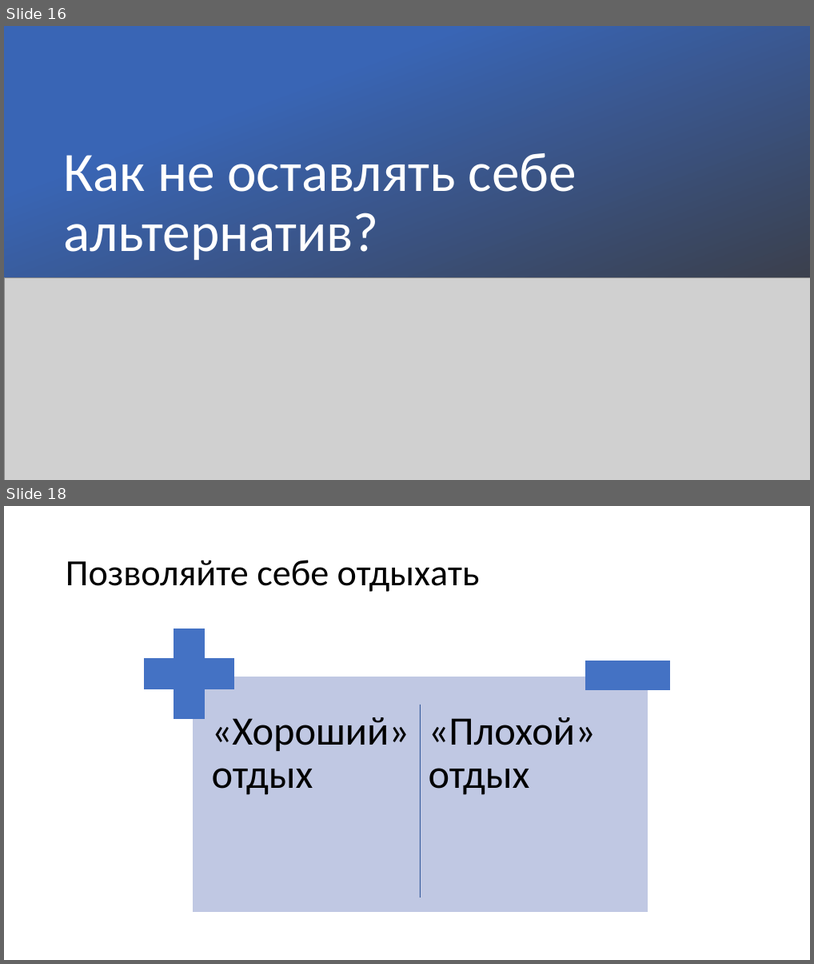
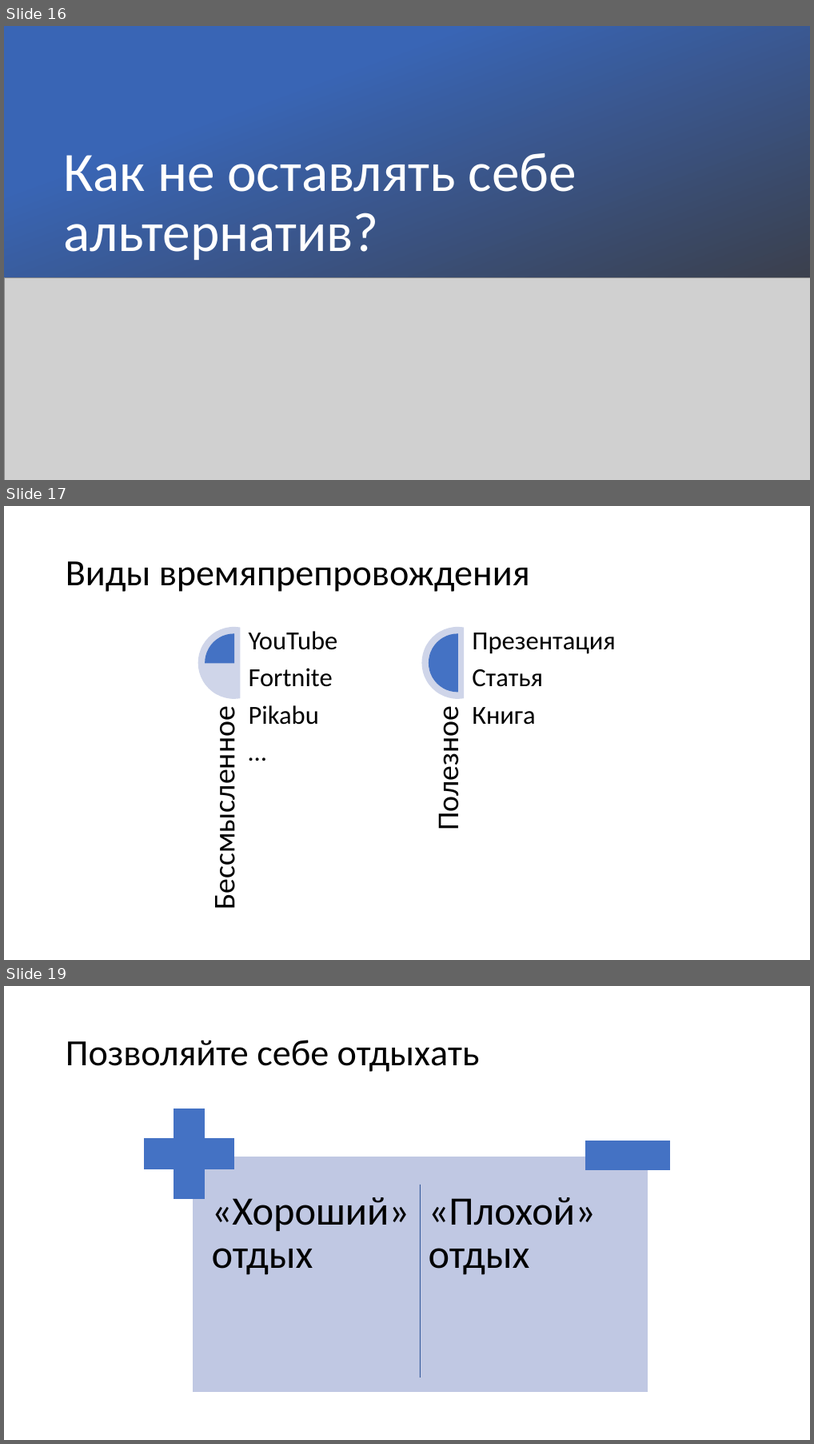
Before and after one commit to kugushev/presentations, a slide deck: 2018_Students-Breakfast/Presentation.pptx. Shown one above the other, each under a label of ours: slides 16 and 18 before the commit, slides 16, 17 and 19 after it; the slides between them are not shown. The pictures are 814x964 and 814x1444 pixels, drawn with LibreOffice and Linux fonts; fonts in the diff are those of the drawing; grey boxes stand for pictures. Boxes give left, top, right and bottom in pixels: in the first picture for what was removed or moved away, otherwise in the second. Text is boxed around its words. In the diff, an @@ line names an element or a change of style, - is before the commit and + after.

```diff
--- a/2018_Students-Breakfast/Presentation.pptx
+++ b/2018_Students-Breakfast/Presentation.pptx
@@ slide 17 added at bbox=[4, 506, 810, 960], background #FFFFFF @@
@@ title added at bbox=[66, 561, 530, 592], 44 pt, text #000000 @@
+Виды времяпрепровождения
@@ group added at bbox=[198, 627, 616, 904]: 4 texts, 2 chord (boxed as its full ellipse)s, 2 pie slice (boxed as its full ellipse)s @@
+Бессмысленное
+YouTube
+Fortnite
+Pikabu
+…
+Полезное
+Презентация
+Статья
+Книга
@@ what was slide 18 is now slide 19 @@
```
Also in this commit, not shown: 3 slides changed, 5 other slides added, 1 slide removed.
